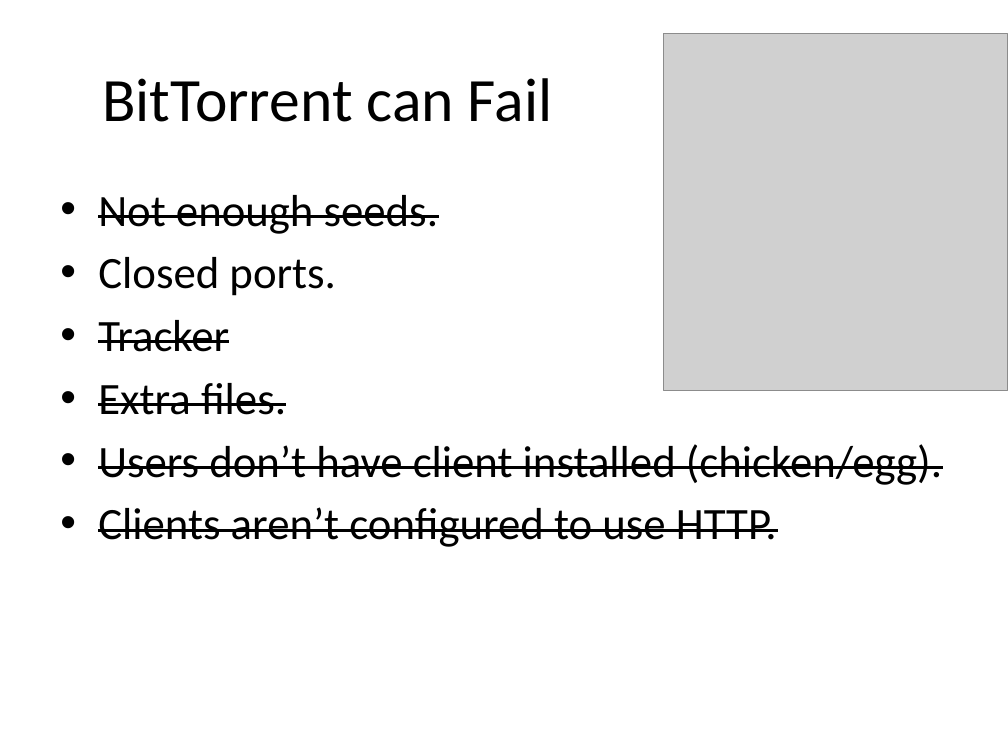
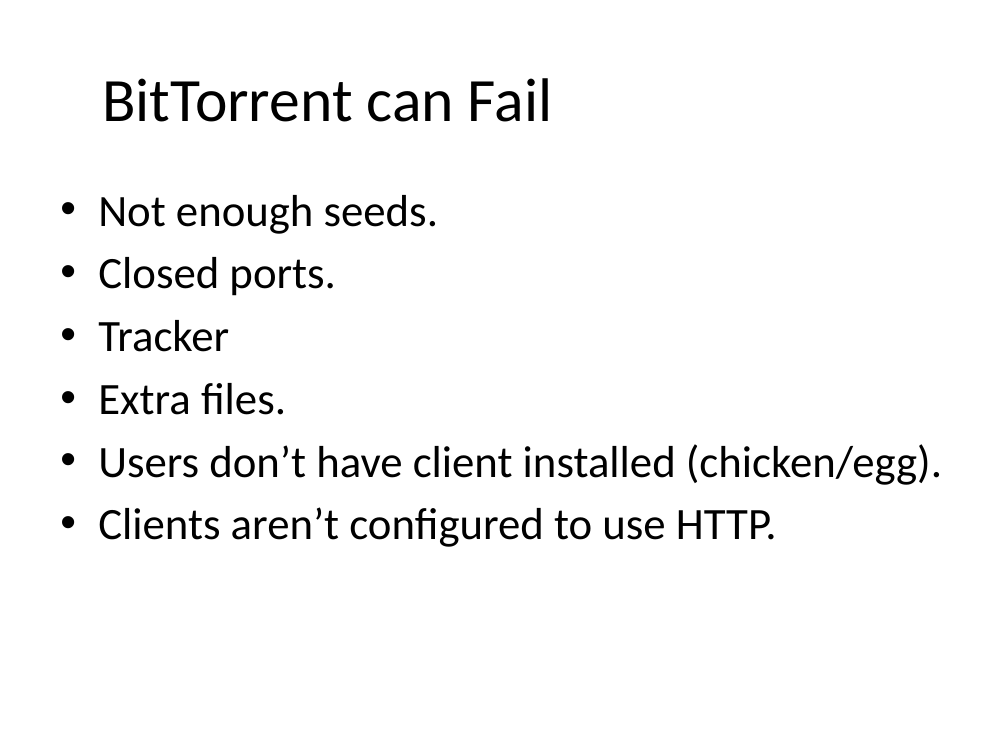
Before and after one commit to rdp/p2pwebclient, a slide deck: slide 40 of thesis_presentation/How to Make the Internet Faster.pptx (slide 38 before the commit). Drawn at 1008x756 pixels with LibreOffice and Linux fonts; fonts in the diff are those of the drawing; grey boxes stand for pictures. Boxes give left, top, right and bottom in pixels: in the first picture for what was removed or moved away, otherwise in the second. Text is boxed around its words. In the diff, an @@ line names an element or a change of style, - is before the commit and + after.

```diff
--- a/thesis_presentation/How to Make the Internet Faster.pptx
+++ b/thesis_presentation/How to Make the Internet Faster.pptx
@@ picture removed at (x1=663, y1=33, x2=1008, y2=390) @@
@@ text at (x1=98, y1=195, x2=942, y2=547): strikethrough off @@
```
Also in this commit, not shown: 20 other slides changed, 2 slides added, 2 slides removed.
